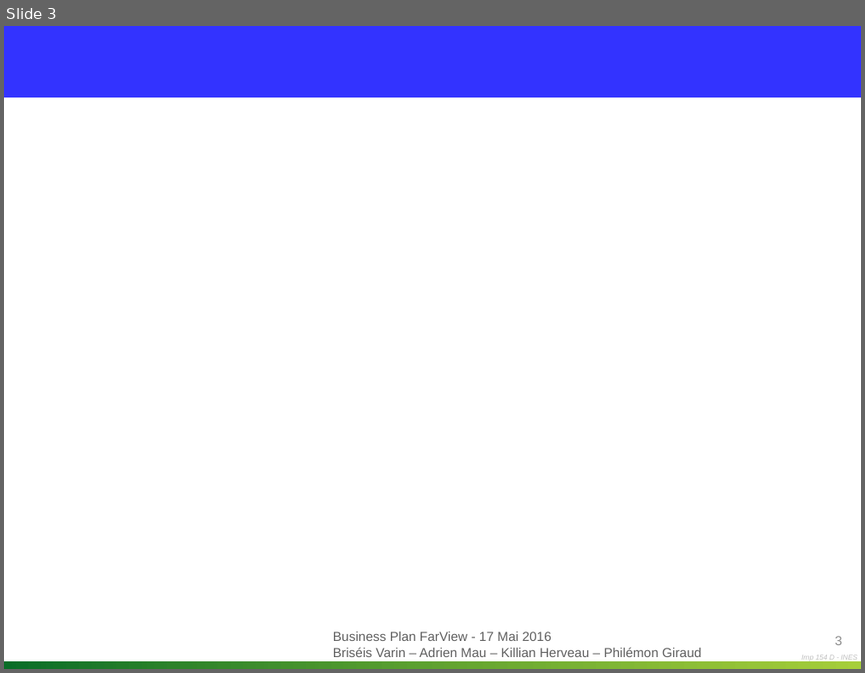
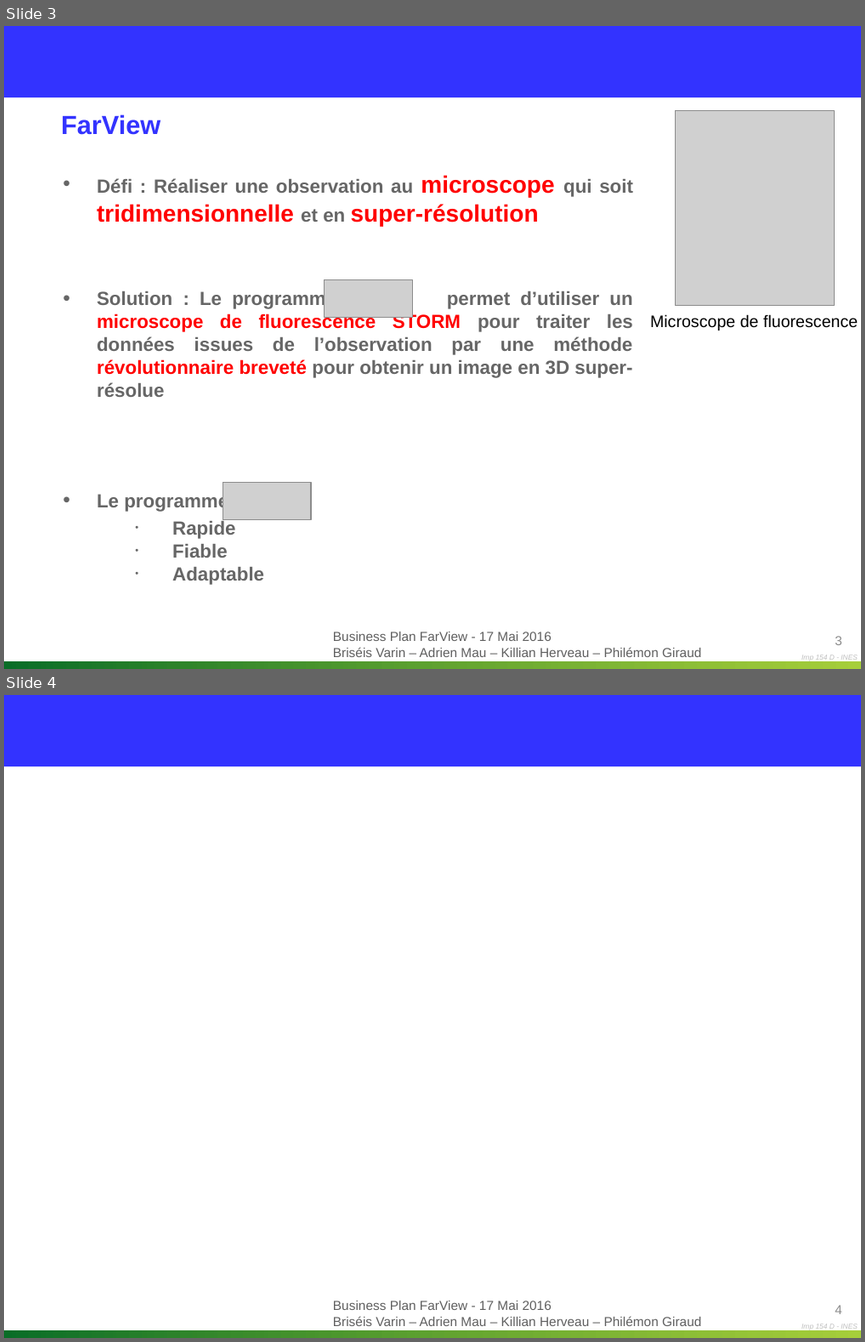
Before and after one commit to Killian-Herveau/PIMS, a slide deck: OppAffaire/Présentation orale/Partie Philémon.pptx. Shown one above the other, each under a label of ours: slide 3 before the commit, slides 3 and 4 after it. The pictures are 865x673 and 865x1342 pixels, drawn with LibreOffice and Linux fonts; fonts in the diff are those of the drawing; grey boxes stand for pictures; background and template pictures are left out. Boxes give left, top, right and bottom in pixels: in the first picture for what was removed or moved away, otherwise in the second. Text is boxed around its words. In the diff, an @@ line names an element or a change of style, - is before the commit and + after.

```diff
--- a/OppAffaire/Présentation orale/Partie Philémon.pptx
+++ b/OppAffaire/Présentation orale/Partie Philémon.pptx
@@ slide 3 added at (x1=4, y1=26, x2=861, y2=669), background #FFFFFF; not listed: 4 template elements that a slide beside it also shows @@
@@ title added at (x1=61, y1=114, x2=160, y2=135), 22 pt, text #3333FF, bold @@
+FarView
@@ picture added at (x1=676, y1=110, x2=834, y2=306) @@
@@ text added at (x1=97, y1=175, x2=633, y2=584), 16 pt, text #666666, bold @@
+• Défi : Réaliser une observation au microscope qui soit tridimensionnelle et en super-résolution
+• Solution : Le programme permet d’utiliser un microscope de fluorescence STORM pour traiter les données issues de l’observation par une méthode révolutionnaire breveté pour obtenir un image en 3D super-résolue
+• Le programme est :
+  • Rapide
+  • Fiable
+  • Adaptable
@@ picture added at (x1=324, y1=279, x2=412, y2=318) @@
@@ text added at (x1=650, y1=314, x2=857, y2=330), 14 pt, text #000000 @@
+Microscope de fluorescence
@@ picture added at (x1=223, y1=482, x2=311, y2=520) @@
@@ page number added at (x1=834, y1=635, x2=842, y2=645), 11 pt, text #8C8C8C @@
+3
@@ what was slide 3 is now slide 4 @@
@@ page number at (x1=834, y1=1304, x2=842, y2=1314): text changed @@
-3
+4
```
Also in this commit, not shown: 2 other slides added, 2 slides removed, 2 other files.
